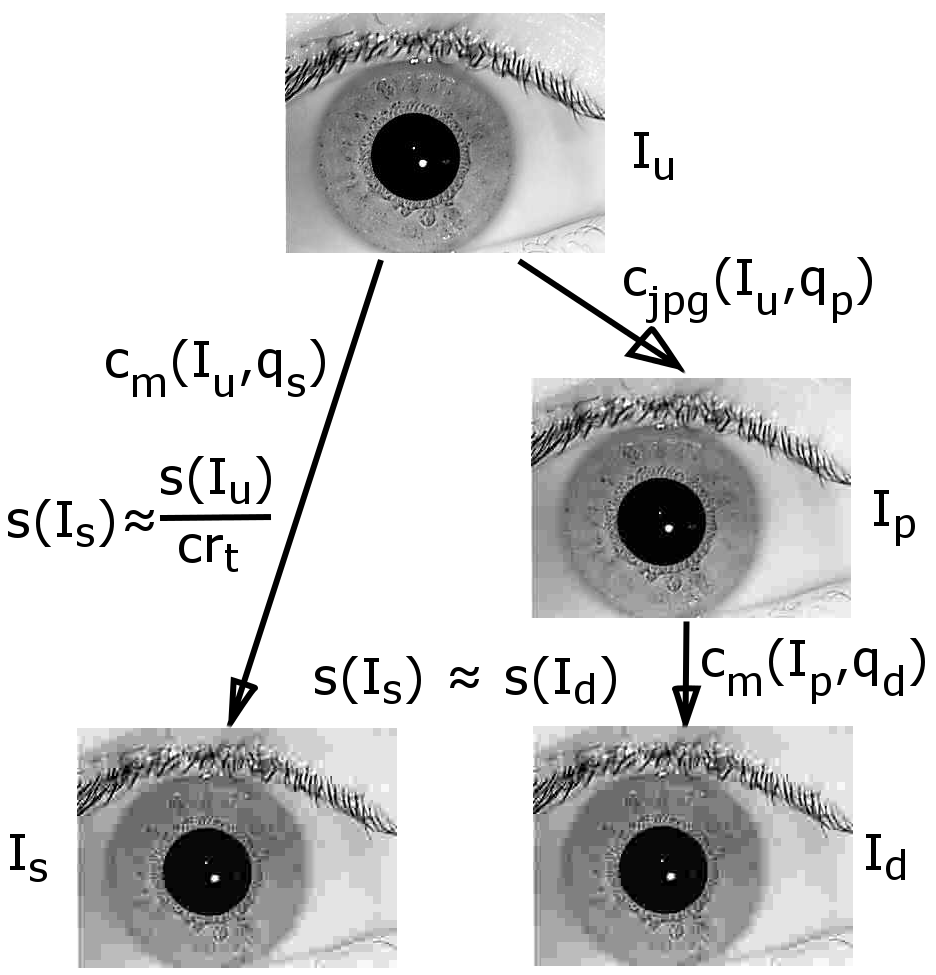
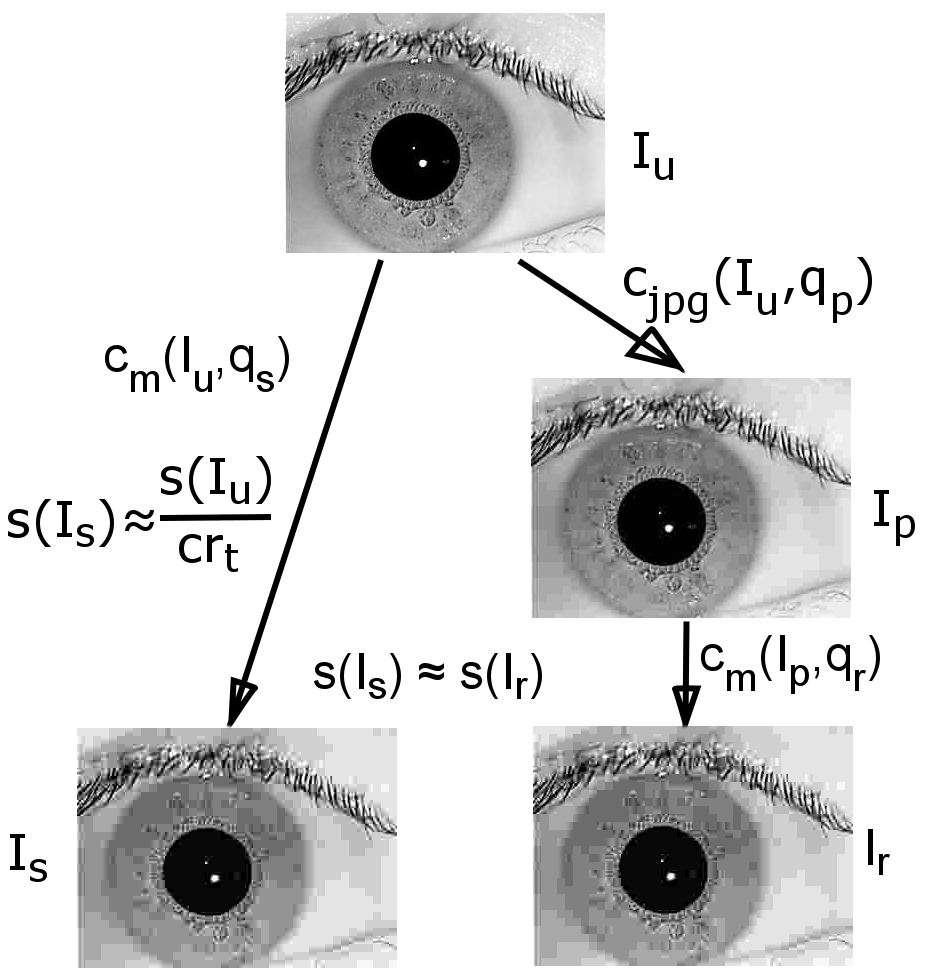
Layer changes from the first 936 x 975 image to the second:
renamed "Id" to "Ir", painted on it over [866, 829, 905, 880]
renamed "cm(Ip,qd)" to "cm(Ip,qr)", painted on it over [701, 635, 925, 704]
renamed "s(Is) ≈ s(Id)" to "s(Is) ≈ s(Ir)", painted on it over [314, 653, 616, 704]
painted on "cm(Iu,qs)" over [105, 336, 325, 397]
